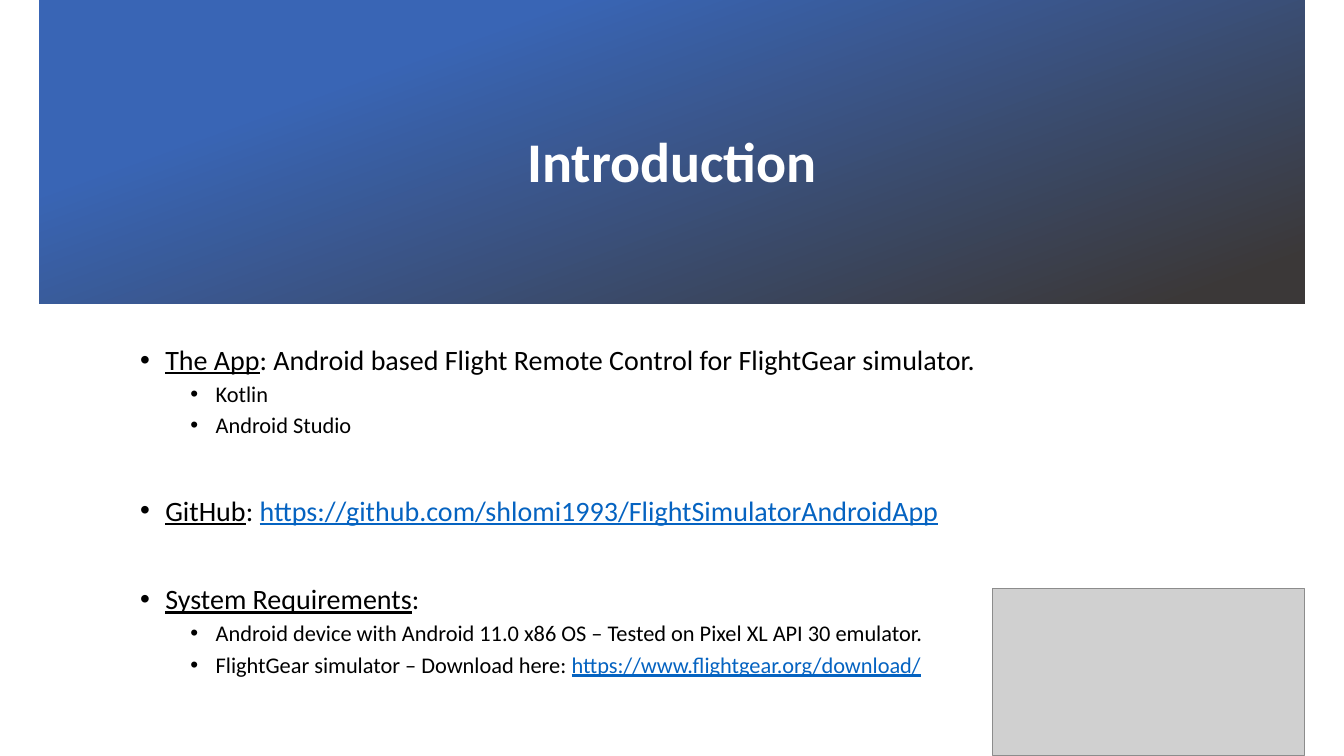
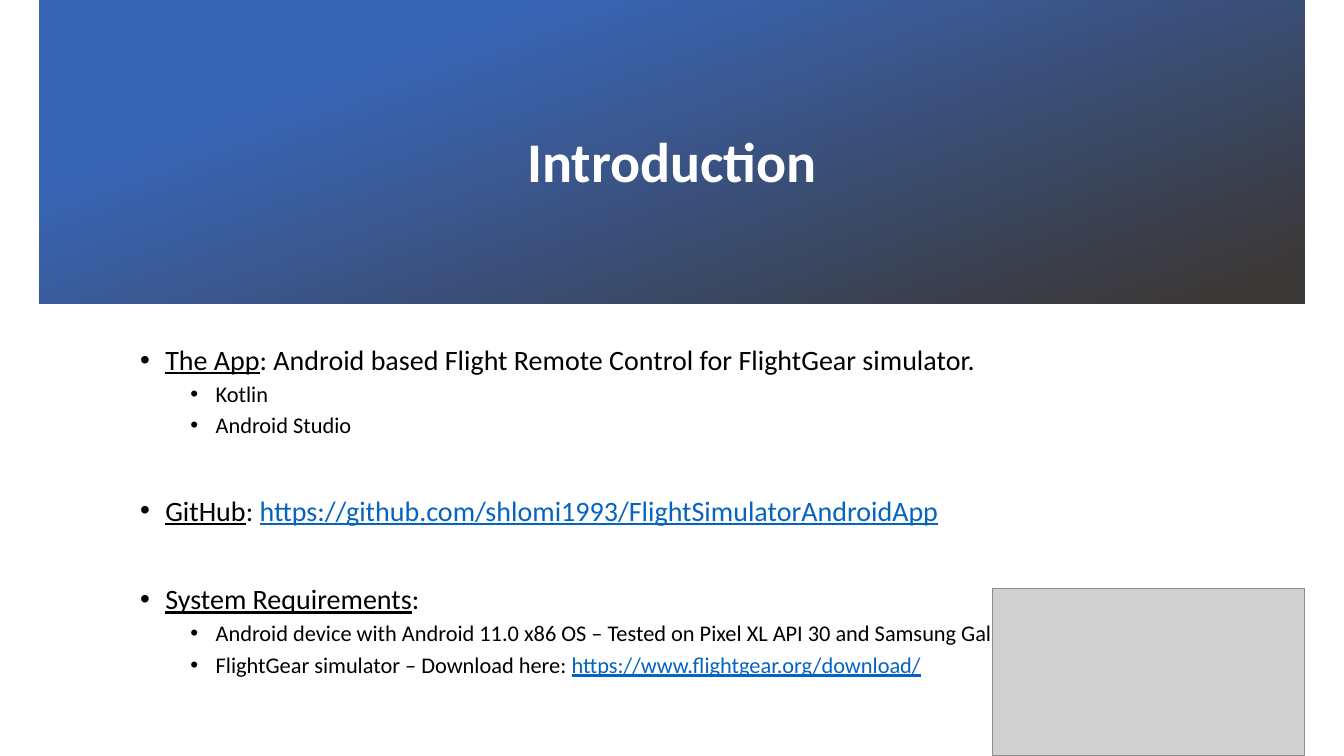
Before and after one commit to shlomi1993/FlightSimulatorAndroidApp, a slide deck: slide 3 of Presentation/FlightControl App Presentation.pptx. Drawn at 1344x756 pixels with LibreOffice and Linux fonts; fonts in the diff are those of the drawing; grey boxes stand for pictures; background and template pictures are left out. Boxes give left, top, right and bottom in pixels: in the first picture for what was removed or moved away, otherwise in the second. Text is boxed around its words. In the diff, an @@ line names an element or a change of style, - is before the commit and + after.

Commit message:
update UML and pptx

```diff
--- a/Presentation/FlightControl App Presentation.pptx
+++ b/Presentation/FlightControl App Presentation.pptx
@@ text at box(216, 623, 1021, 648): text changed @@
-  • Android device with Android 11.0 x86 OS – Tested on Pixel XL API 30 emulator.
+  • Android device with Android 11.0 x86 OS – Tested on Pixel XL API 30 and Samsung Galaxy S20 device.
```
Also in this commit, not shown: 1 other slide changed, 5 other files.
